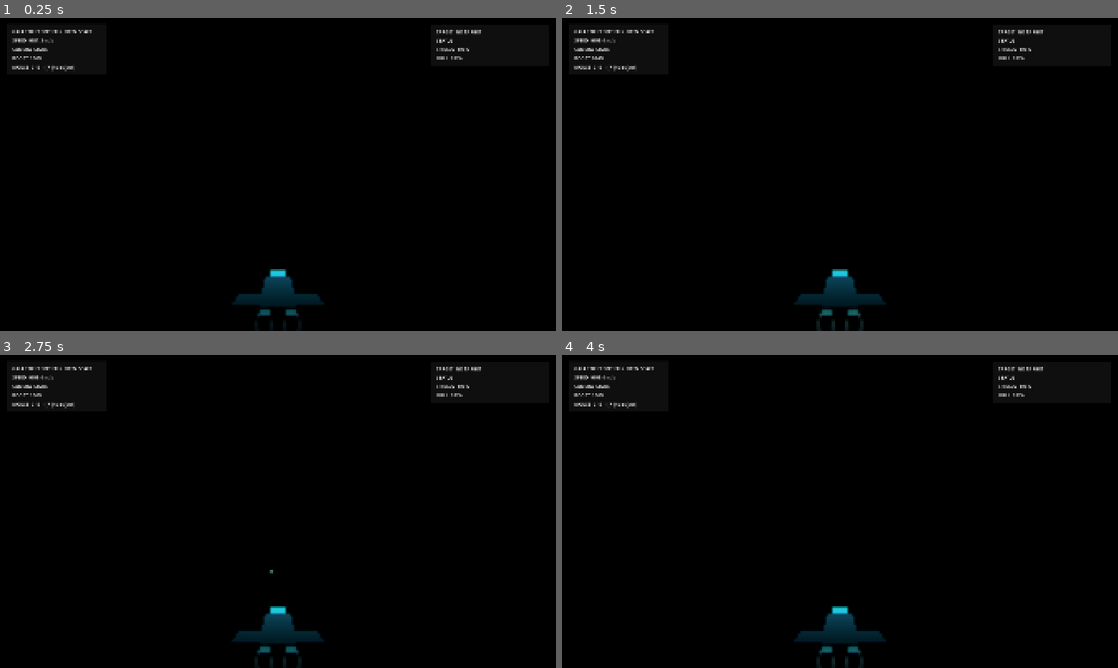
Above: before the commit, frames 1-4 (two rows, left to right).
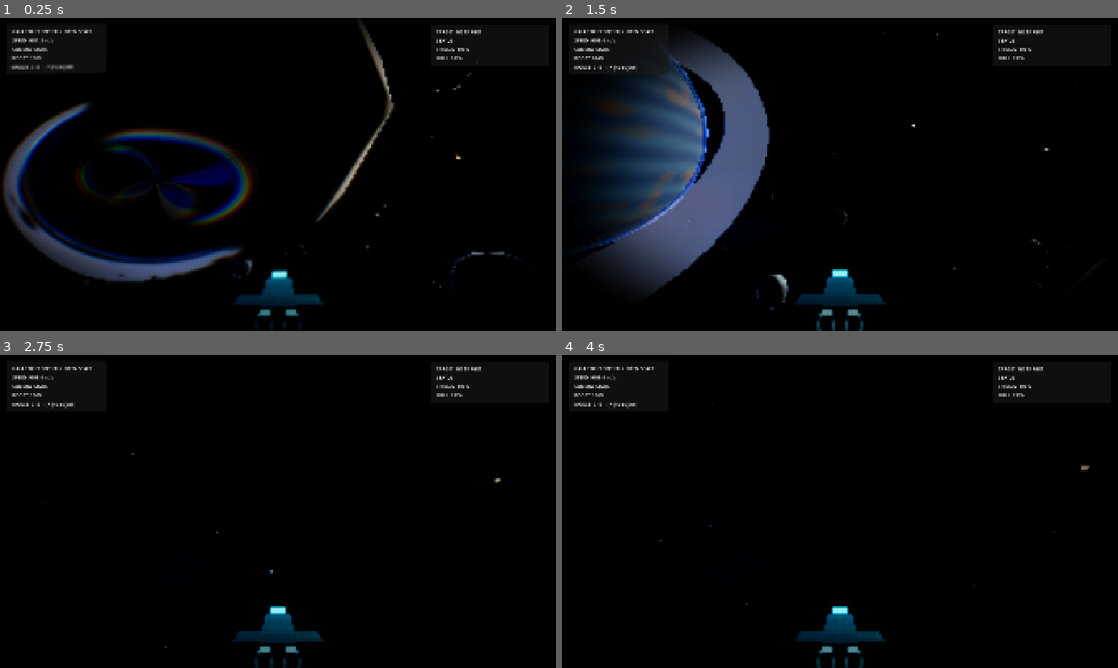
Above: after the commit, the same moments.

Repository: valdissor1990-ui/GALACTIC-FRONTIER
Game: Godot game, scene res://scenes/bootstrap/main.tscn
Same seed, same stepped clock (60 frames per second), same inputs: the game is played once before the commit and once after it.
Inputs (mouse positions are in pixels of both pictures, inside the frame that each line leads up to):
- Up to frame 1 (0.25 s): no input
- Up to frame 2 (1.5 s): move the mouse to (867, 174) at 0.52 s; hold Shift (boost) 0.53-1.28 s; hold W (move_forward) from 0.53 s (still down); move the mouse to (812, 174) at 1.27 s; tap Shift (boost) at 1.35 s
- Up to frame 3 (2.75 s): keep holding W (move_forward); move the mouse to (289, 505) at 2.02 s; press the mouse at (289, 505) at 2.03 s; tap Shift (boost) at 2.3 s
- Up to frame 4 (4 s): keep holding W (move_forward); tap Enter at 2.75 s; move the mouse to (834, 517) at 2.77 s; release the mouse at (834, 517) at 2.78 s; tap Y (target_clear) at 2.85 s; tap Shift (boost) at 3.05, 3.8 s; move the mouse to (878, 514) at 3.52 s; hold T (target_lock) from 3.53 s (still down)

The runs differ from the first frame. In frame 1, 8.5% of the frame differs, in the area x 0-92%, y 1-96%; in frame 2, 17%, in the area x 3-88%, y 4-100%; in frame 3, 0.2%; in frame 4, 0.3%.
Error before the commit: Parse Error: Cannot find member "TONE_MAP_MODE_FILMIC" in base "Environment". (res://scripts/graphics/graphics_quality.gd:61)

Commit message:
Add world-space sun disc and quality-gated flare

Diff:
--- /dev/null
+++ b/assets/shaders/sun_disc.gdshader
@@ -0,0 +1,16 @@
+shader_type spatial;
+render_mode unshaded, blend_mix, cull_disabled, depth_draw_never;
+
+uniform vec3 disc_color : source_color = vec3(1.0, 0.82, 0.58);
+uniform float disc_energy : hint_range(0.5, 4.0) = 1.8;
+
+void fragment() {
+	vec2 centered = UV * 2.0 - 1.0;
+	float radius = length(centered);
+	float disc = 1.0 - smoothstep(0.88, 1.0, radius);
+	float limb = 1.0 - smoothstep(0.58, 0.94, radius);
+	vec3 warm_core = mix(disc_color, vec3(1.0, 0.96, 0.86), limb * 0.72);
+	ALBEDO = warm_core;
+	EMISSION = warm_core * disc_energy;
+	ALPHA = disc;
+}
--- /dev/null
+++ b/assets/shaders/sun_flare.gdshader
@@ -0,0 +1,20 @@
+shader_type spatial;
+render_mode unshaded, blend_add, cull_disabled, depth_draw_never;
+
+uniform vec3 flare_color : source_color = vec3(1.0, 0.58, 0.28);
+uniform float flare_strength : hint_range(0.0, 0.5) = 0.16;
+
+void fragment() {
+	vec2 p = UV * 2.0 - 1.0;
+	float radius = length(p);
+	float broad_halo = exp(-radius * radius * 4.2);
+	float inner_halo = exp(-radius * radius * 20.0);
+	float horizontal_streak = exp(-abs(p.y) * 34.0) * exp(-abs(p.x) * 2.8);
+	float vertical_streak = exp(-abs(p.x) * 42.0) * exp(-abs(p.y) * 2.2);
+	float intensity = broad_halo * 0.22 + inner_halo * 0.20
+		+ (horizontal_streak + vertical_streak) * 0.035;
+	float mask = clamp(intensity, 0.0, 0.5);
+	ALBEDO = vec3(0.0);
+	EMISSION = flare_color * mask * flare_strength;
+	ALPHA = mask;
+}
--- a/scripts/environment/open_space_backdrop.gd
+++ b/scripts/environment/open_space_backdrop.gd
@@ -14,6 +14,9 @@
 var _world_env: WorldEnvironment
 var _key_light: DirectionalLight3D
 var _sky_mat: ShaderMaterial
+var _sun_disc_root: Node3D
+var _sun_disc: MeshInstance3D
+var _sun_flare: MeshInstance3D
 
 
 func _ready() -> void:
@@ -24,6 +27,7 @@
 		enable_ssao = gq.ssao_enabled()
 	_setup_sky_environment()
 	_setup_lights()
+	_setup_sun_disc()
 	_setup_planets()
 	_setup_asteroid_belt()
 	_setup_outer_debris()
@@ -66,6 +70,15 @@
 		env.glow_strength = gq.glow_strength()
 		if gq.has_method("apply_glow_levels"):
 			gq.apply_glow_levels(env)
+	if _sun_disc:
+		var disc_material := _sun_disc.material_override as ShaderMaterial
+		if disc_material:
+			disc_material.set_shader_parameter("disc_energy", gq.sun_disc_energy())
+	if _sun_flare:
+		_sun_flare.visible = gq.sun_flare_enabled()
+		var flare_material := _sun_flare.material_override as ShaderMaterial
+		if flare_material:
+			flare_material.set_shader_parameter("flare_strength", gq.sun_flare_strength())
 	if _key_light:
 		_key_light.shadow_enabled = gq.shadow_enabled()
 		_key_light.directional_shadow_max_distance = gq.shadow_max_distance()
@@ -115,7 +128,7 @@
 	env.sky = sky
 	env.ambient_light_source = Environment.AMBIENT_SOURCE_SKY
 	env.ambient_light_energy = 0.28
-	env.tonemap_mode = gq.tonemap_mode() if gq else Environment.TONE_MAP_MODE_ACES
+	env.tonemap_mode = gq.tonemap_mode() if gq else Environment.TONE_MAPPER_ACES
 	env.tonemap_exposure = gq.tonemap_exposure() if gq else 0.94
 	env.tonemap_white = gq.tonemap_white() if gq else 7.5
 	if gq and gq.has_method("apply_tonemap_extras"):
@@ -124,10 +137,10 @@
 	if gq and gq.has_method("apply_glow_levels"):
 		gq.apply_glow_levels(env)
 	else:
-		env.glow_levels[2] = 0.6
-		env.glow_levels[3] = 1.0
-		env.glow_levels[4] = 0.7
-		env.glow_levels[5] = 0.35
+		env.set_glow_level(2, 0.6)
+		env.set_glow_level(3, 1.0)
+		env.set_glow_level(4, 0.7)
+		env.set_glow_level(5, 0.35)
 	env.glow_intensity = gq.glow_intensity() if gq else 0.55
 	env.glow_strength = gq.glow_strength() if gq else 1.05
 	env.glow_bloom = gq.glow_bloom() if gq else 0.25
@@ -151,7 +164,8 @@
 func _setup_lights() -> void:
 	_key_light = DirectionalLight3D.new()
 	_key_light.name = "StarKeyLight"
-	_key_light.rotation_degrees = Vector3(-24, 40, 0)
+	# Keep the star source inside the forward hemisphere of the initial chase camera.
+	_key_light.rotation_degrees = Vector3(-12, 140, 0)
 	_key_light.light_color = Color(1.0, 0.96, 0.88)
 	_key_light.light_energy = 1.55
 	var gq := _gq()
@@ -171,6 +185,65 @@
 	fill.light_energy = 0.28
 	fill.shadow_enabled = false
 	add_child(fill)
+
+
+func _setup_sun_disc() -> void:
+	# The disc is a world-space object aligned with the source direction of the
+	# directional key light. Its angular diameter is deliberately restrained.
+	var source_direction := _key_light.global_transform.basis.z.normalized()
+	_sun_disc_root = Node3D.new()
+	_sun_disc_root.name = "SunDiscRoot"
+	_sun_disc_root.position = source_direction * 1400.0
+	add_child(_sun_disc_root)
+
+	var flare_mesh := QuadMesh.new()
+	flare_mesh.size = Vector2(112.0, 112.0)
+	_sun_flare = MeshInstance3D.new()
+	_sun_flare.name = "SunFlare"
+	_sun_flare.mesh = flare_mesh
+	var flare_shader := load("res://assets/shaders/sun_flare.gdshader") as Shader
+	if flare_shader:
+		var flare_material := ShaderMaterial.new()
+		flare_material.shader = flare_shader
+		flare_material.render_priority = -1
+		flare_material.set_shader_parameter("flare_color", Color(1.0, 0.58, 0.28))
+		_sun_flare.material_override = flare_material
+	_sun_flare.cast_shadow = GeometryInstance3D.SHADOW_CASTING_SETTING_OFF
+	_sun_flare.visibility_range_end = 5000.0
+	_sun_disc_root.add_child(_sun_flare)
+
+	var disc_mesh := QuadMesh.new()
+	disc_mesh.size = Vector2(18.0, 18.0)
+	_sun_disc = MeshInstance3D.new()
+	_sun_disc.name = "SunDisc"
+	_sun_disc.mesh = disc_mesh
+	var disc_shader := load("res://assets/shaders/sun_disc.gdshader") as Shader
+	if disc_shader:
+		var disc_material := ShaderMaterial.new()
+		disc_material.shader = disc_shader
+		disc_material.set_shader_parameter("disc_color", Color(1.0, 0.82, 0.58))
+		disc_material.set_shader_parameter("disc_energy", 1.8)
+		_sun_disc.material_override = disc_material
+	_sun_disc.cast_shadow = GeometryInstance3D.SHADOW_CASTING_SETTING_OFF
+	_sun_disc.visibility_range_end = 5000.0
+	_sun_disc_root.add_child(_sun_disc)
+	_face_sun_disc_to_camera()
+
+
+func _process(_delta: float) -> void:
+	_face_sun_disc_to_camera()
+
+
+func _face_sun_disc_to_camera() -> void:
+	if _sun_disc_root == null:
+		return
+	var camera := get_viewport().get_camera_3d()
+	var target := camera.global_position if camera else Vector3.ZERO
+	if _sun_disc_root.global_position.distance_squared_to(target) < 0.001:
+		return
+	var view_direction := (target - _sun_disc_root.global_position).normalized()
+	var up := Vector3.RIGHT if absf(view_direction.dot(Vector3.UP)) > 0.98 else Vector3.UP
+	_sun_disc_root.look_at(target, up)
 
 
 func _setup_planets() -> void:
@@ -203,16 +276,17 @@
 	mesh.radial_segments = segments
 	mesh.rings = maxi(segments / 2, 8)
 	mi.mesh = mesh
-	var mat := ShaderMaterial.new()
+	var shader_material := ShaderMaterial.new()
+	var mat: Material = shader_material
 	var shader := load("res://assets/shaders/planet_gas.gdshader") as Shader
 	if shader:
-		mat.shader = shader
-		mat.set_shader_parameter("band_color_a", Color(0.12, 0.22, 0.38))
-		mat.set_shader_parameter("band_color_b", Color(0.22, 0.35, 0.48))
-		mat.set_shader_parameter("band_color_c", Color(0.4, 0.3, 0.2))
-		mat.set_shader_parameter("storm_color", Color(0.55, 0.32, 0.18))
-		mat.set_shader_parameter("band_scale", 11.0)
-		mat.set_shader_parameter("storm_amount", 0.4)
+		shader_material.shader = shader
+		shader_material.set_shader_parameter("band_color_a", Color(0.12, 0.22, 0.38))
+		shader_material.set_shader_parameter("band_color_b", Color(0.22, 0.35, 0.48))
+		shader_material.set_shader_parameter("band_color_c", Color(0.4, 0.3, 0.2))
+		shader_material.set_shader_parameter("storm_color", Color(0.55, 0.32, 0.18))
+		shader_material.set_shader_parameter("band_scale", 11.0)
+		shader_material.set_shader_parameter("storm_amount", 0.4)
 	else:
 		var fallback := StandardMaterial3D.new()
 		fallback.albedo_color = Color(0.15, 0.28, 0.42)
@@ -237,14 +311,15 @@
 	mesh.radial_segments = segments
 	mesh.rings = maxi(segments / 2, 8)
 	mi.mesh = mesh
-	var mat := ShaderMaterial.new()
+	var shader_material := ShaderMaterial.new()
+	var mat: Material = shader_material
 	var shader := load("res://assets/shaders/planet_rocky.gdshader") as Shader
 	if shader:
-		mat.shader = shader
-		mat.set_shader_parameter("low_color", low_c)
-		mat.set_shader_parameter("mid_color", mid_c)
-		mat.set_shader_parameter("high_color", high_c)
-		mat.set_shader_parameter("ice_caps", ice_caps)
+		shader_material.shader = shader
+		shader_material.set_shader_parameter("low_color", low_c)
+		shader_material.set_shader_parameter("mid_color", mid_c)
+		shader_material.set_shader_parameter("high_color", high_c)
+		shader_material.set_shader_parameter("ice_caps", ice_caps)
 	else:
 		var fallback := StandardMaterial3D.new()
 		fallback.albedo_color = mid_c
@@ -347,14 +422,15 @@
 	rock.radial_segments = 7
 	rock.rings = 4
 	mm.mesh = rock
-	var mat := ShaderMaterial.new()
+	var shader_material := ShaderMaterial.new()
+	var mat: Material = shader_material
 	var shader := load("res://assets/shaders/rock_surface.gdshader") as Shader
 	if shader:
-		mat.shader = shader
-		mat.set_shader_parameter("base_color", albedo)
-		mat.set_shader_parameter("dark_color", albedo.darkened(0.45))
-		mat.set_shader_parameter("highlight_color", albedo.lightened(0.25))
-		mat.set_shader_parameter("noise_scale", 6.5)
+		shader_material.shader = shader
+		shader_material.set_shader_parameter("base_color", albedo)
+		shader_material.set_shader_parameter("dark_color", albedo.darkened(0.45))
+		shader_material.set_shader_parameter("highlight_color", albedo.lightened(0.25))
+		shader_material.set_shader_parameter("noise_scale", 6.5)
 	else:
 		var fallback := StandardMaterial3D.new()
 		fallback.albedo_color = albedo
--- a/scripts/graphics/graphics_quality.gd
+++ b/scripts/graphics/graphics_quality.gd
@@ -58,11 +58,11 @@
 
 func get_tonemap_name() -> String:
 	match tonemap_mode():
-		Environment.TONE_MAP_MODE_FILMIC:
+		Environment.TONE_MAPPER_FILMIC:
 			return "Filmic"
-		Environment.TONE_MAP_MODE_ACES:
+		Environment.TONE_MAPPER_ACES:
 			return "ACES"
-		Environment.TONE_MAP_MODE_AGX:
+		Environment.TONE_MAPPER_AGX:
 			return "AgX"
 		_:
 			return "Other"
@@ -124,12 +124,12 @@
 func tonemap_mode() -> int:
 	match current:
 		Preset.LOW:
-			return Environment.TONE_MAP_MODE_FILMIC
-		Preset.MEDIUM:
-			return Environment.TONE_MAP_MODE_ACES
-		Preset.HIGH:
-			return Environment.TONE_MAP_MODE_AGX
-	return Environment.TONE_MAP_MODE_ACES
+			return Environment.TONE_MAPPER_FILMIC
+		Preset.MEDIUM:
+			return Environment.TONE_MAPPER_ACES
+		Preset.HIGH:
+			return Environment.TONE_MAPPER_AGX
+	return Environment.TONE_MAPPER_ACES
 
 
 func tonemap_exposure() -> float:
@@ -165,7 +165,7 @@
 func apply_tonemap_extras(env: Environment) -> void:
 	if env == null:
 		return
-	if tonemap_mode() != Environment.TONE_MAP_MODE_AGX:
+	if tonemap_mode() != Environment.TONE_MAPPER_AGX:
 		return
 	if "tonemap_agx_white" in env:
 		env.tonemap_agx_white = agx_white()
@@ -295,6 +295,26 @@
 
 # --- HDR glow ---------------------------------------------------------------
 
+## Keep the star disc on every preset; only the soft flare is quality-scaled.
+func sun_disc_energy() -> float:
+	return 1.8
+
+
+func sun_flare_enabled() -> bool:
+	return current != Preset.LOW
+
+
+func sun_flare_strength() -> float:
+	match current:
+		Preset.LOW:
+			return 0.0
+		Preset.MEDIUM:
+			return 0.16
+		Preset.HIGH:
+			return 0.25
+	return 0.16
+
+
 func glow_enabled() -> bool:
 	return true
 
@@ -370,26 +390,26 @@
 		return
 	match current:
 		Preset.LOW:
-			env.glow_levels[1] = 0.0
-			env.glow_levels[2] = 0.7
-			env.glow_levels[3] = 0.9
-			env.glow_levels[4] = 0.35
-			env.glow_levels[5] = 0.0
-			env.glow_levels[6] = 0.0
-		Preset.MEDIUM:
-			env.glow_levels[1] = 0.0
-			env.glow_levels[2] = 0.6
-			env.glow_levels[3] = 1.0
-			env.glow_levels[4] = 0.7
-			env.glow_levels[5] = 0.35
-			env.glow_levels[6] = 0.0
-		Preset.HIGH:
-			env.glow_levels[1] = 0.0
-			env.glow_levels[2] = 0.6
-			env.glow_levels[3] = 1.0
-			env.glow_levels[4] = 0.7
-			env.glow_levels[5] = 0.35
-			env.glow_levels[6] = 0.15
+			env.set_glow_level(1, 0.0)
+			env.set_glow_level(2, 0.7)
+			env.set_glow_level(3, 0.9)
+			env.set_glow_level(4, 0.35)
+			env.set_glow_level(5, 0.0)
+			env.set_glow_level(6, 0.0)
+		Preset.MEDIUM:
+			env.set_glow_level(1, 0.0)
+			env.set_glow_level(2, 0.6)
+			env.set_glow_level(3, 1.0)
+			env.set_glow_level(4, 0.7)
+			env.set_glow_level(5, 0.35)
+			env.set_glow_level(6, 0.0)
+		Preset.HIGH:
+			env.set_glow_level(1, 0.0)
+			env.set_glow_level(2, 0.6)
+			env.set_glow_level(3, 1.0)
+			env.set_glow_level(4, 0.7)
+			env.set_glow_level(5, 0.35)
+			env.set_glow_level(6, 0.15)
 
 
 # --- World density ----------------------------------------------------------
--- /dev/null
+++ b/tests/graphics/test_sun_disc.gd
@@ -0,0 +1,65 @@
+extends SceneTree
+## Headless regression checks for the world-space sun object and quality gating.
+## Run with: godot --headless --path . --script res://tests/graphics/test_sun_disc.gd
+
+var _failed := 0
+var _passed := 0
+
+
+func _initialize() -> void:
+	call_deferred("_run")
+
+
+func _run() -> void:
+	var backdrop_script := load("res://scripts/environment/open_space_backdrop.gd") as Script
+	var script_ready := backdrop_script != null and backdrop_script.can_instantiate()
+	_check(script_ready, "open-space backdrop script parses and can instantiate")
+	if not script_ready:
+		_finish()
+		return
+	var backdrop := backdrop_script.new() as Node3D
+	root.add_child(backdrop)
+
+	var sun_root := backdrop.get_node_or_null("SunDiscRoot")
+	_check(sun_root != null, "world-space sun root is created")
+	_check(sun_root != null and sun_root.get_node_or_null("SunDisc") is MeshInstance3D, "bright sun disc mesh is present")
+	_check(sun_root != null and sun_root.get_node_or_null("SunFlare") is MeshInstance3D, "soft flare mesh is present")
+	var disc := sun_root.get_node_or_null("SunDisc") as MeshInstance3D if sun_root else null
+	var flare := sun_root.get_node_or_null("SunFlare") as MeshInstance3D if sun_root else null
+	_check(disc != null and disc.material_override is ShaderMaterial, "sun disc uses its dedicated HDR shader")
+	_check(flare != null and flare.material_override is ShaderMaterial, "flare uses a lightweight additive shader")
+	var world_environment := backdrop.get_node_or_null("WorldEnvironment") as WorldEnvironment
+	_check(world_environment != null and world_environment.environment != null, "world environment is initialized")
+	if world_environment != null and world_environment.environment != null:
+		_check(is_equal_approx(world_environment.environment.get_glow_level(3), 1.0), "Godot 4 glow levels are configured through the Environment API")
+
+	var quality := root.get_node_or_null("GraphicsQuality")
+	if quality != null and backdrop.has_method("apply_quality"):
+		quality.set("current", 0)
+		backdrop.apply_quality(quality)
+		_check(flare != null and not flare.visible, "Low preset disables the flare")
+		quality.set("current", 1)
+		backdrop.apply_quality(quality)
+		_check(flare != null and flare.visible, "Medium preset enables a restrained flare")
+		quality.set("current", 2)
+		backdrop.apply_quality(quality)
+		_check(flare != null and flare.visible, "High preset keeps the flare enabled")
+	else:
+		_check(false, "GraphicsQuality autoload is available for preset checks")
+
+	backdrop.queue_free()
+	_finish()
+
+
+func _check(condition: bool, message: String) -> void:
+	if condition:
+		_passed += 1
+		print("  PASS  %s" % message)
+	else:
+		_failed += 1
+		push_error("  FAIL  %s" % message)
+
+
+func _finish() -> void:
+	print("SUN DISC RESULT: %d passed, %d failed" % [_passed, _failed])
+	quit(0 if _failed == 0 else 1)
